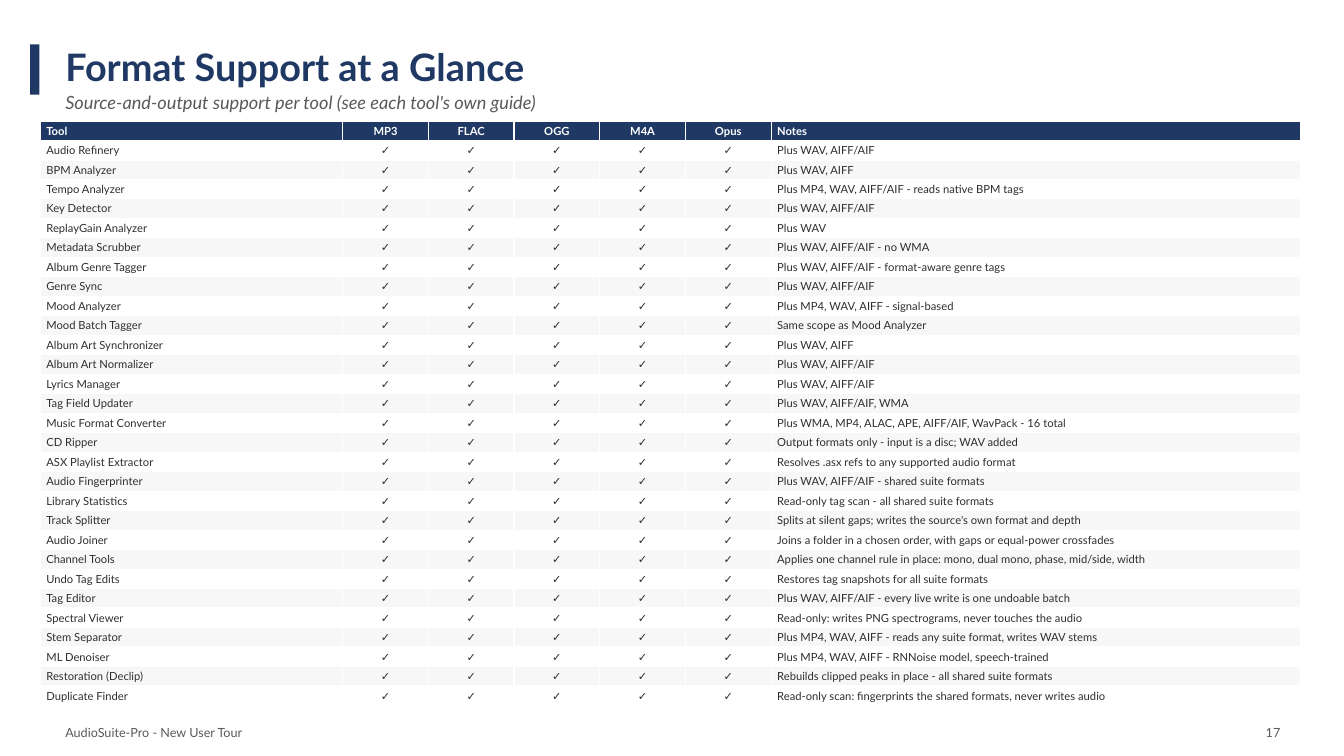
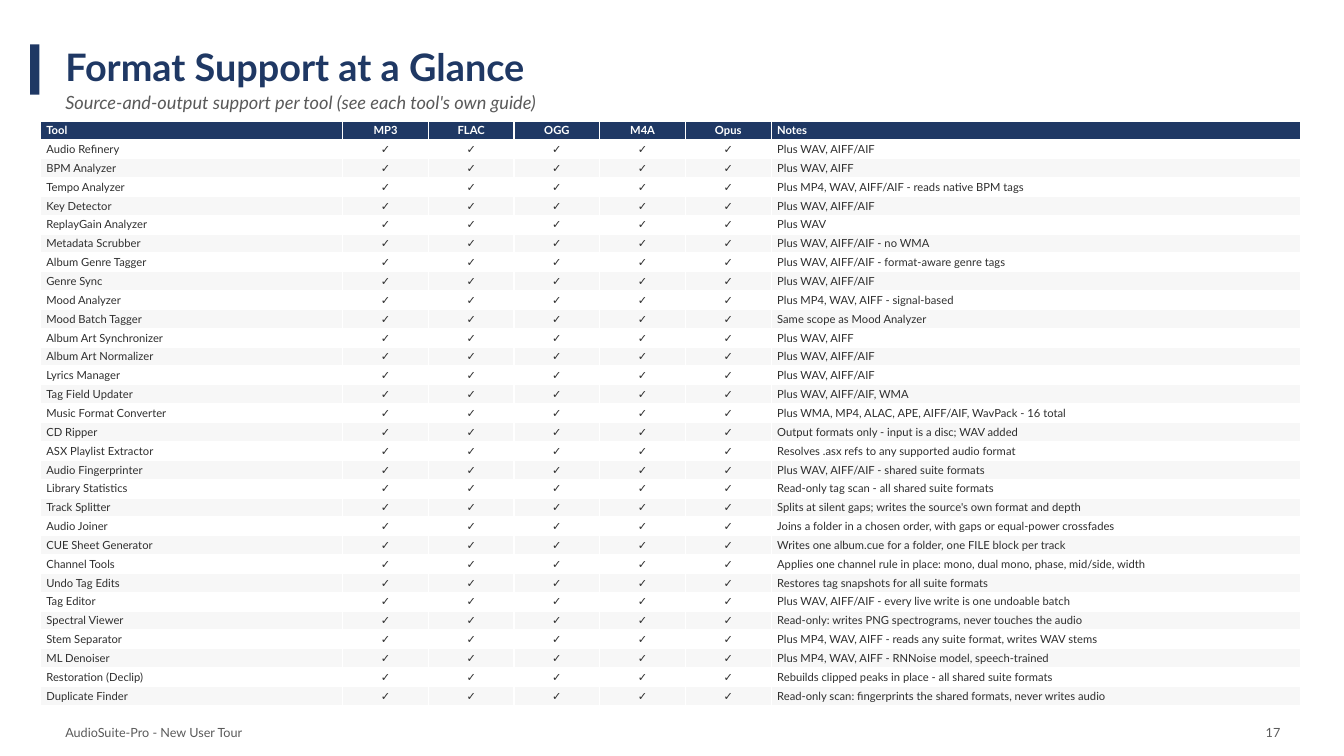
Before and after one commit to wilte01/AudioSuite-Pro, a slide deck: slide 20 of documentation/user_guides/suite_overview/AudioSuite-Pro_New_User_Presentation.pptx. Drawn at 1344x756 pixels with LibreOffice and Linux fonts; fonts in the diff are those of the drawing. Boxes give left, top, right and bottom in pixels: in the first picture for what was removed or moved away, otherwise in the second. Text is boxed around its words. In the diff, an @@ line names an element or a change of style, - is before the commit and + after.

```diff
--- a/documentation/user_guides/suite_overview/AudioSuite-Pro_New_User_Presentation.pptx
+++ b/documentation/user_guides/suite_overview/AudioSuite-Pro_New_User_Presentation.pptx
@@ table at bbox=[40, 121, 1301, 706] @@
+row 23: CUE Sheet Generator | ✓ | ✓ | ✓ | ✓ | ✓ | Writes one album.cue for a folder, one FILE block per track
```
Also in this commit, not shown: 3 other slides changed, 41 other files.
